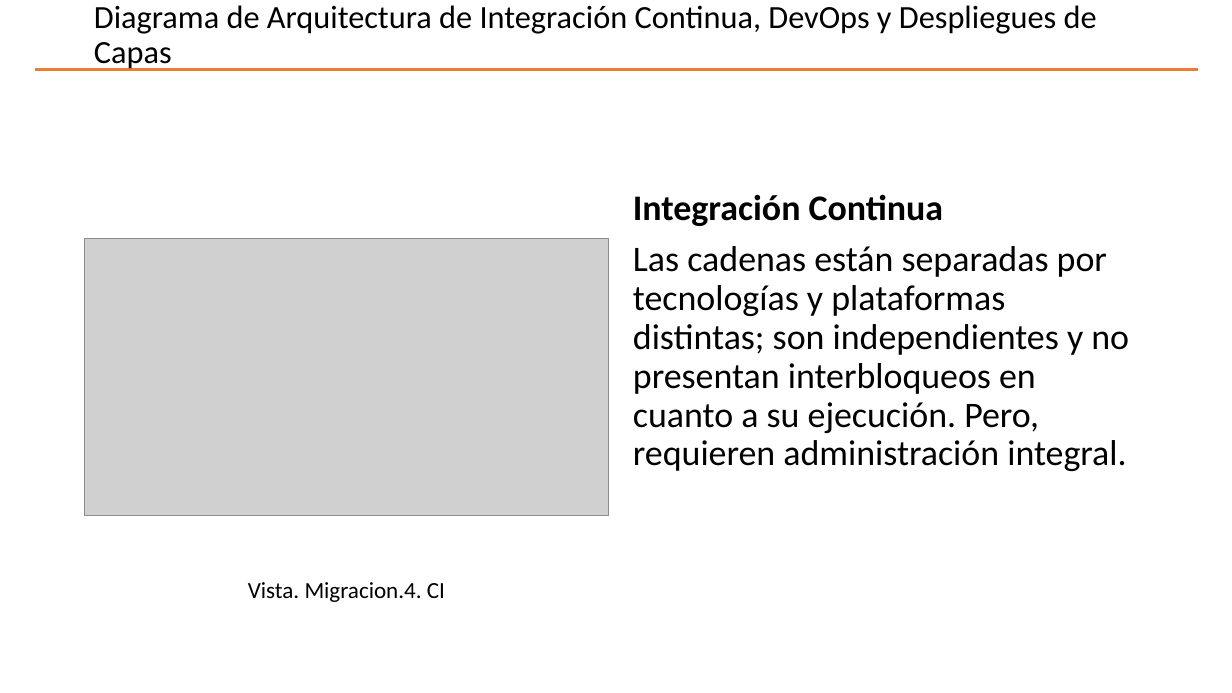
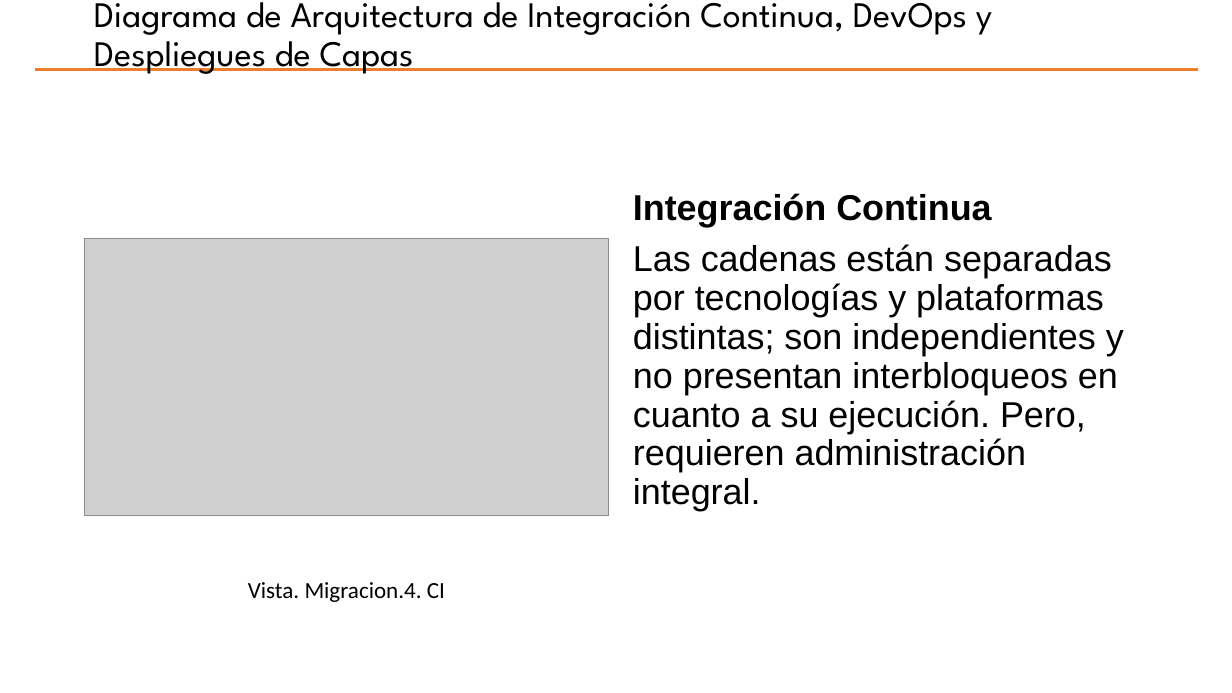
Before and after one commit to hwong23/pgn-078, a slide deck: slide 12 of content/pptxoutpt.pptx (slide 13 before the commit). Drawn at 1232x693 pixels with LibreOffice and Linux fonts; fonts in the diff are those of the drawing; grey boxes stand for pictures; background and template pictures are left out. Boxes give left, top, right and bottom in pixels: in the first picture for what was removed or moved away, otherwise in the second. Text is boxed around its words. In the diff, an @@ line names an element or a change of style, - is before the commit and + after.

```diff
--- a/content/pptxoutpt.pptx
+++ b/content/pptxoutpt.pptx
@@ title "Diagrama de Arquitectura de Integración ..." at [94, 2, 992, 74]: size 25.2 to 28 pt, font Calibri to League Spartan @@
@@ text "Integración Continua" at [633, 193, 1124, 511]: font Calibri to Arial @@
```
Also in this commit, not shown: 15 other slides changed, 1 slide removed, 2 other files.
